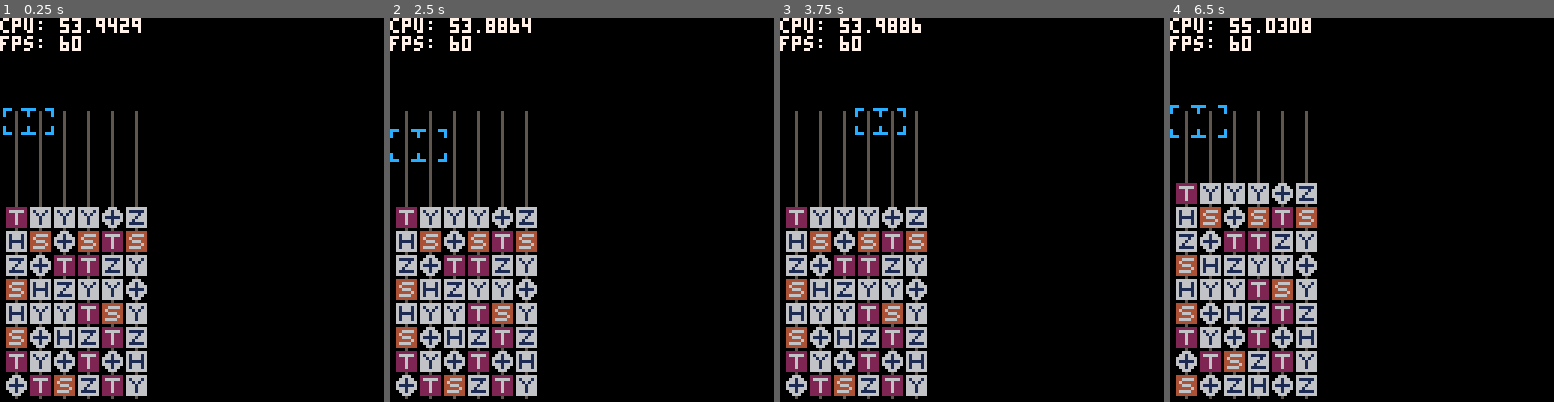
Above: before the commit, frames 1-4 (left to right).
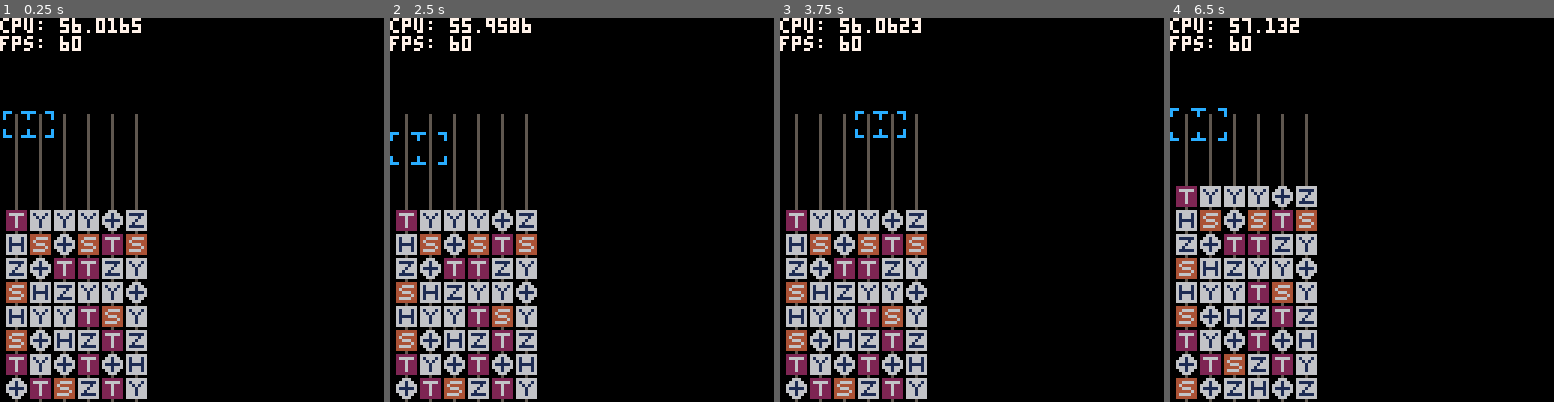
Above: after the commit, the same moments.

Repository: qniapp/quantattack
Game: PICO-8 cartridge qitaev.p8
The game is run twice, just before and just after one commit, with the same random seed, the same clock (stepped at 60 frames per second) and the same inputs.
Inputs:
- Up to frame 1 (0.25 s): no input
- Up to frame 2 (2.5 s): tap O (Z key) at 0.33, 0.7, 1.43, 2.22 s; hold Left 1.97-2.37 s; hold Down from 2.42 s (still down)
- Up to frame 3 (3.75 s): release Down at 2.82 s; hold Right 2.87-3.53 s; tap O (Z key) at 3.1 s; hold Up from 3.58 s (still down)
- Up to frame 4 (6.5 s): tap O (Z key) at 3.98, 4.87, 5.75 s; release Up at 4.08 s; hold Right 4.13-4.53 s; hold Down 4.58-5.08 s; hold Left 5.13-5.8 s; hold Up 5.85-6.18 s; hold Left from 6.23 s (still down)

The runs differ from the first frame. In frame 1, 8.7% of the frame differs, in the area x 0-39%, y 0-100%; in frame 2, 8.7%; in frame 3, 8.7%; in frame 4, 9.9%.

Commit message:
リファクタリング

Diff:
--- a/qitaev.p8
+++ b/qitaev.p8
@@ -121,210 +121,216 @@
   end,
 }
 
--- todo: git で管理
--- todo: マルチプレーヤー用に board:new で複数インスタンスを生成できるようにする
-
 board = {
-  gate = {},
-
   cols = 6,
   rows = 12,
 
-  top = 31,
-  left = 2,
-
-  init = function(self)
-    for x = 1, self.cols do
-      self.gate[x] = {}
-      for y = self.rows, 1, -1 do
-        if y >= 5 then
+  new = function(self, top, left)
+    local b = {
+      init = function(self, top, left)
+        self.gate = {}
+        self.top = top
+        self.left = left
+        self.cols = board.cols
+        self.rows = board.rows
+
+        for x = 1, board.cols do
+          self.gate[x] = {}
+          for y = board.rows, 1, -1 do
+            if y >= 5 then
+              repeat
+                self:set(x, y, self:_random_gate())
+              until (self:idle_gate_at(x, y).type ~= "i" and #gate_reduction_rules:reduce(self, x, y) == 0)
+            else
+              self:set(x, y, gate.i())
+            end
+          end
+        end
+      end,
+
+      idle_gate_at = function(self, x, y)
+        assert(x >= 1 and x <= board.cols)
+        assert(y >= 1 and y <= board.rows)
+
+        if self.gate[x][y].state == "idle" then
+          return self.gate[x][y]
+        else
+          return gate.i()
+        end
+      end,
+
+      set = function(self, x, y, gate)
+        assert(x >= 1 and x <= board.cols)
+        assert(y >= 1 and y <= board.rows)
+
+        self.gate[x][y] = gate
+      end,
+
+      update = function(self)
+        self:reduce()
+        self:drop_gates()
+        self:update_gates()
+      end,
+
+      draw = function(self)
+        for x = 1, board.cols do
+          for y = 1, board.rows do
+            local _x = self.left + (x - 1) * gate.size
+            local _y = self.top + (y - 1) * gate.size
+            wire:draw(_x, _y)
+
+            if self.gate[x][y].state == "dropped" then
+              self.gate[x][y]:draw(_x, _y + 4)
+            elseif self.gate[x][y].state == "dropped1" then
+              self.gate[x][y]:draw(_x, _y + 3)
+            else
+              self.gate[x][y]:draw(_x, _y)
+            end
+          end
+        end
+      end,
+
+      swap = function(self, xl, xr, y)
+        local left_gate = self.gate[xl][y]
+        local right_gate = self.gate[xr][y]
+        assert(left_gate ~= nil)
+        assert(right_gate ~= nil)
+
+        if left_gate.state ~= "idle" or right_gate.state ~= "idle" then
+          return false
+        end
+
+        self:set(xl, y, right_gate)
+        self:set(xr, y, left_gate)
+      end,
+
+      reduce = function(self)
+        for x = 1, board.cols do
+          for y = board.rows - 1, 1, -1 do
+            if self.gate[x][y].state == "idle" then
+              reduction = gate_reduction_rules:reduce(self, x, y)
+              for index, gate in pairs(reduction) do
+                self.gate[x][y + index - 1]:replace_with(gate)
+              end
+            end
+          end
+        end
+      end,
+
+      gates_in_action = function(self)
+        local gates = {}
+
+        for x = 1, board.cols do
+          for y = 1, board.rows do
+            if self.gate[x][y].state != "idle" then
+              add(gates, self.gate[x][y])
+            end
+          end
+        end
+
+        return gates
+      end,
+
+      gates_dropped_bottom = function(self)
+        local gates = {}
+
+        for x = 1, board.cols do
+          for y = 1, board.rows do
+            if (self.gate[x][y].type ~= "i" and
+                self.gate[x][y].state == "dropped" and
+                (self.gate[x][y + 1] == nil or
+                 (self.gate[x][y + 1].state != "dropped"))) then
+              self.gate[x][y].x = x
+              self.gate[x][y].y = y
+              add(gates, self.gate[x][y])
+            end
+          end
+        end
+
+        return gates
+      end,
+
+      replaced_gates = function(self)
+        local gates = {}
+
+        for x = 1, board.cols do
+          for y = 1, board.rows do
+            if (self.gate[x][y].state == "replaced") then
+              self.gate[x][y].x = x
+              self.gate[x][y].y = y
+              add(gates, self.gate[x][y])
+            end
+          end
+        end
+
+        return gates
+      end,
+
+      drop_gates = function(self)
+        for x = 1, board.cols do
+          for y = board.rows - 1, 1, -1 do
+            local ty = y
+            local lower_gate = self.gate[x][ty + 1]
+            while (lower_gate ~= nil and
+                   self.gate[x][ty].type != "i" and
+                   self.gate[x][ty].state == "idle" and
+                   lower_gate.state == "idle" and
+                   lower_gate.type == "i") do
+              self.gate[x][ty + 1] = self.gate[x][ty]
+              self.gate[x][ty] = gate.i()
+              ty += 1
+              lower_gate = self.gate[x][ty + 1]
+            end
+
+            if (ty > y) then
+              self.gate[x][ty]:dropped()
+            end
+          end
+        end
+      end,
+
+      insert_gates_at_bottom = function(self)
+        for x = 1, board.cols do
+          for y = 1, board.rows - 1 do
+            if y == 1 and self.gate[x][y].type ~= 'i' then
+              self:game_over()
+            else
+              self.gate[x][y] = self.gate[x][y + 1]
+            end
+          end
+        end
+
+        for x = 1, board.cols do
           repeat
-            self:set(x, y, self:_random_gate())
-          until (self:idle_gate_at(x, y).type ~= "i" and #gate_reduction_rules:reduce(self, x, y) == 0)
-        else
-          self:set(x, y, gate.i())
-        end
-      end
-    end
-  end,
-
-  idle_gate_at = function(self, x, y)
-    assert(x >= 1 and x <= self.cols)
-    assert(y >= 1 and y <= self.rows)
-
-    if self.gate[x][y].state == "idle" then
-      return self.gate[x][y]
-    else
-      return gate.i()
-    end
-  end,
-
-  set = function(self, x, y, gate)
-    assert(x >= 1 and x <= self.cols)
-    assert(y >= 1 and y <= self.rows)
-
-    self.gate[x][y] = gate
-  end,
-
-  update = function(self)
-    self:reduce()
-    self:drop_gates()
-    self:update_gates()
-  end,
-
-  draw = function(self)
-    for x = 1, self.cols do
-      for y = 1, self.rows do
-        local _x = board.left + (x - 1) * gate.size
-        local _y = board.top + (y - 1) * gate.size
-        wire:draw(_x, _y)
-
-        if self.gate[x][y].state == "dropped" then
-          self.gate[x][y]:draw(_x, _y + 4)
-        elseif self.gate[x][y].state == "dropped1" then
-          self.gate[x][y]:draw(_x, _y + 3)
-        else
-          self.gate[x][y]:draw(_x, _y)
-        end
-      end
-    end
-  end,
-
-  swap = function(self, xl, xr, y)
-    local left_gate = self.gate[xl][y]
-    local right_gate = self.gate[xr][y]
-    assert(left_gate ~= nil)
-    assert(right_gate ~= nil)
-
-    if left_gate.state ~= "idle" or right_gate.state ~= "idle" then
-      return false
-    end
-
-    self:set(xl, y, right_gate)
-    self:set(xr, y, left_gate)
-  end,
-
-  reduce = function(self)
-    for x = 1, self.cols do
-      for y = self.rows - 1, 1, -1 do
-        if self.gate[x][y].state == "idle" then
-          reduction = gate_reduction_rules:reduce(self, x, y)
-          for index, gate in pairs(reduction) do
-            self.gate[x][y + index - 1]:replace_with(gate)
-          end
-        end
-      end
-    end
-  end,
-
-  gates_in_action = function(self)
-    local gates = {}
-
-    for x = 1, self.cols do
-      for y = 1, self.rows do
-        if self.gate[x][y].state != "idle" then
-          add(gates, self.gate[x][y])
-        end
-      end
-    end
-
-    return gates
-  end,
-
-  gates_dropped_bottom = function(self)
-    local gates = {}
-
-    for x = 1, self.cols do
-      for y = 1, self.rows do
-        if (self.gate[x][y].type ~= "i" and
-            self.gate[x][y].state == "dropped" and
-            (self.gate[x][y + 1] == nil or
-             (self.gate[x][y + 1].state != "dropped"))) then
-          self.gate[x][y].x = x
-          self.gate[x][y].y = y
-          add(gates, self.gate[x][y])
-        end
-      end
-    end
-
-    return gates
-  end,
-
-  replaced_gates = function(self)
-    local gates = {}
-
-    for x = 1, self.cols do
-      for y = 1, self.rows do
-        if (self.gate[x][y].state == "replaced") then
-          self.gate[x][y].x = x
-          self.gate[x][y].y = y
-          add(gates, self.gate[x][y])
-        end
-      end
-    end
-
-    return gates
-  end,
-
-  drop_gates = function(self)
-    for x = 1, self.cols do
-      for y = self.rows - 1, 1, -1 do
-        local ty = y
-        local lower_gate = self.gate[x][ty + 1]
-        while (lower_gate ~= nil and
-               self.gate[x][ty].type != "i" and
-               self.gate[x][ty].state == "idle" and
-               lower_gate.state == "idle" and
-               lower_gate.type == "i") do
-          self.gate[x][ty + 1] = self.gate[x][ty]
-          self.gate[x][ty] = gate.i()
-          ty += 1
-          lower_gate = self.gate[x][ty + 1]
-        end
-
-        if (ty > y) then
-          self.gate[x][ty]:dropped()
-        end
-      end
-    end
-  end,
-
-  insert_gates_at_bottom = function(self)
-    for x = 1, self.cols do
-      for y = 1, self.rows - 1 do
-        if y == 1 and self.gate[x][y].type ~= 'i' then
-          self:game_over()
-        else
-          self.gate[x][y] = self.gate[x][y + 1]
-        end
-      end
-    end
-
-    for x = 1, self.cols do
-      repeat
-        self:set(x, self.rows, self:_random_gate())
-      until (self:idle_gate_at(x, self.rows).type ~= "i" and
-             #gate_reduction_rules:reduce(self, x, self.rows - 1) == 0 and
-             #gate_reduction_rules:reduce(self, x, self.rows - 2) == 0)
-    end
-  end,
-
-  update_gates = function(self)
-    for x = 1, self.cols do
-      for y = 1, self.rows do
-        self.gate[x][y]:update()
-      end
-    end
-  end,
-
-  game_over = function(self)
-    assert(false, "game over")
-  end,
-
-  -- private
-
-  _random_gate = function(self)
-    return gate:create(gate.types[flr(rnd(#gate.types)) + 1])
+            self:set(x, board.rows, self:_random_gate())
+          until (self:idle_gate_at(x, board.rows).type ~= "i" and
+                 #gate_reduction_rules:reduce(self, x, board.rows - 1) == 0 and
+                 #gate_reduction_rules:reduce(self, x, board.rows - 2) == 0)
+        end
+      end,
+
+      update_gates = function(self)
+        for x = 1, board.cols do
+          for y = 1, board.rows do
+            self.gate[x][y]:update()
+          end
+        end
+      end,
+
+      game_over = function(self)
+        assert(false, "game over")
+      end,
+
+      -- private
+
+      _random_gate = function(self)
+        return gate:create(gate.types[flr(rnd(#gate.types)) + 1])
+      end,
+    }
+
+    b:init(top, left)
+
+    return b
   end,
 }
 
@@ -493,11 +499,12 @@
     ["middle"] = 38
   },
 
-  new = function(self, x, y)
+  new = function(self, x, y, board)
     local c = {
-      init = function(self, x, y)
+      init = function(self, x, y, board)
         self.x = x
         self.y = y
+        self.board = board
         self._tick = 0
         self:_change_state("idle")
       end,
@@ -559,27 +566,27 @@
 
       draw = function(self)
         -- top left
-        local xtl = board.left + (self.x - 1) * gate.size - 5
-        local ytl = board.top + (self.y - 1) * gate.size - 5
+        local xtl = self.board.left + (self.x - 1) * gate.size - 5
+        local ytl = self.board.top + (self.y - 1) * gate.size - 5
 
         -- top right
-        local xtr = board.left + self.x * gate.size + 4
+        local xtr = self.board.left + self.x * gate.size + 4
         local ytr = ytl
 
         -- bottom left
         local xbl = xtl
-        local ybl = board.top + self.y * gate.size - 4
+        local ybl = self.board.top + self.y * gate.size - 4
 
         -- bottom right
-        local xbr = board.left + self.x * gate.size + 4
+        local xbr = self.board.left + self.x * gate.size + 4
         local ybr = ybl
 
         -- top middle
-        local xtm = board.left + (self.x - 1) * gate.size + 4
+        local xtm = self.board.left + (self.x - 1) * gate.size + 4
         local ytm = ytl
 
         -- bottom middle
-        local xbm = board.left + (self.x - 1) * gate.size + 4
+        local xbm = self.board.left + (self.x - 1) * gate.size + 4
         local ybm = ybl
 
         if self.state == "shrunk" then
@@ -626,24 +633,22 @@
       end,
     }
 
-    c:init(x, y)
+    c:init(x, y, board)
 
     return c
   end,
 }
 
 game = {
-  board = board,
-
   init = function(self)
     drop_particles = {}
-    self.player_cursor = player_cursor:new(1, 1)
-    self.board:init()
+    self.board = board:new(32, 2)
+    self.player_cursor = player_cursor:new(1, 1, self.board)
     self.frame_count = 0
     self.num_raise_gates = 0
   end,
 
-  update = function(self)
+  update = function(self, board)
     self.frame_count += 1
 
     foreach(drop_particles, drop_particle.update)
@@ -676,8 +681,8 @@
     self.board:update_gates()
     foreach(self.board:gates_dropped_bottom(), function(each)
       assert(each.state == "dropped")
-        local x = board.left + (each.x - 1) * gate.size
-        local y = board.top + (each.y - 1) * gate.size
+        local x = self.board.left + (each.x - 1) * gate.size
+        local y = self.board.top + (each.y - 1) * gate.size
         drop_particle.create(x + 3, y + 7, 0, 9)
         drop_particle.create(x + 3, y + 7, 0, 9)
         drop_particle.create(x + 3, y + 7, 0, 10)
